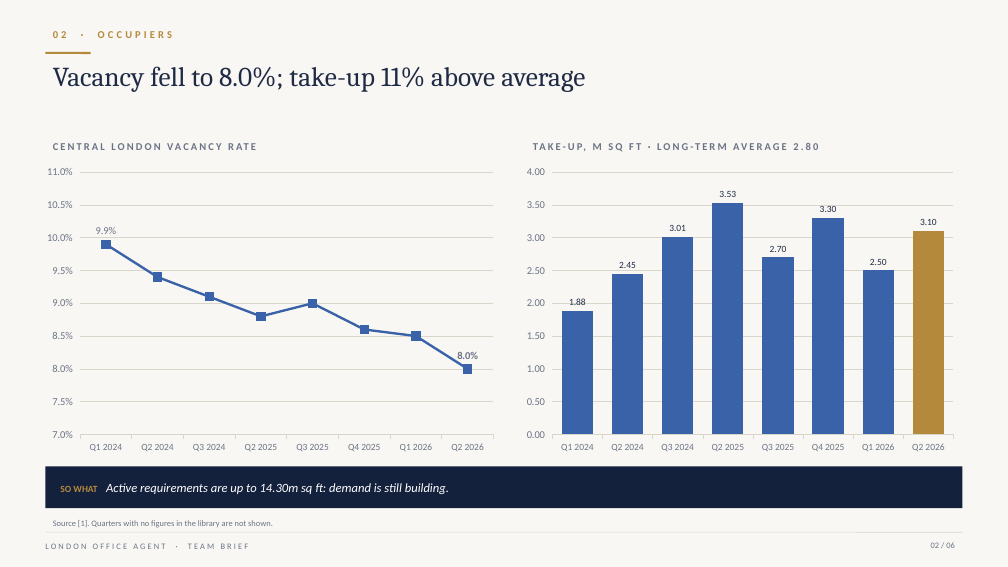
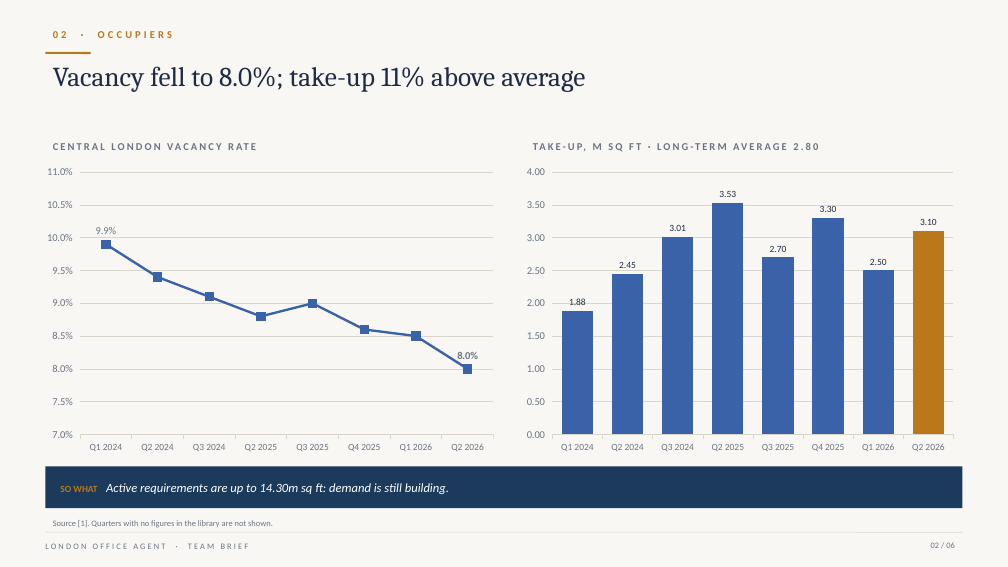
Before and after one commit to Kenneth0416/nanfengtest, a slide deck: slide 2 of docs/samples/team-brief-board-sample.pptx. Drawn at 1008x567 pixels with LibreOffice and Linux fonts; fonts in the diff are those of the drawing. Boxes give left, top, right and bottom in pixels: in the first picture for what was removed or moved away, otherwise in the second. Text is boxed around its words. In the diff, an @@ line names an element or a change of style, - is before the commit and + after.

```diff
--- a/docs/samples/team-brief-board-sample.pptx
+++ b/docs/samples/team-brief-board-sample.pptx
@@ text "02 · OCCUPIERS" at box(53, 31, 172, 38): text colour #B5893B to #B9781A @@
@@ line (45, 53) - (91, 53): stroke #B5893B 2 pt to #B9781A 2 pt @@
@@ column chart at box(518, 160, 963, 459) @@
@@ colours of single points changed @@
@@ rectangle "SO WHAT Active requirements are ..." at box(45, 467, 963, 508): text colour #B5893B to #B9781A in "SO WHAT"; fill #14213D to #1B3A5C @@
```
Also in this commit, not shown: 5 other slides changed, 45 other files.
